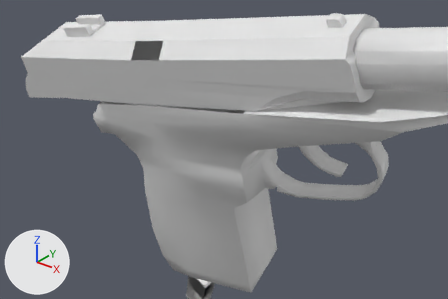
The OBJ model Vertex_Animation_Compiler/Assets/Makarov_Pistol_Reload171.obj as it was, and as the next commit left it.
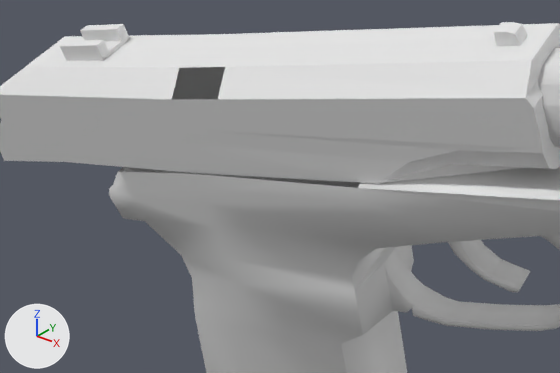
Each version appears first from a camera (50 mm lens) standing at (0.4887, -0.2752, 0.0119) and looking at (0.37, -0.1269, -0.08), and next in a close-up on the part from 6% to 82% of the width and 0% to 76% of the height. The lights are fixed; the arrows at lower left show +X, +Y and +Z. Where no turn or scale is listed for an object, it has been applied to the vertices.

Names of what the first close-up shows: 'Rest_of_the_gun_Sphere', 'Top_Slider_Sphere.001'.
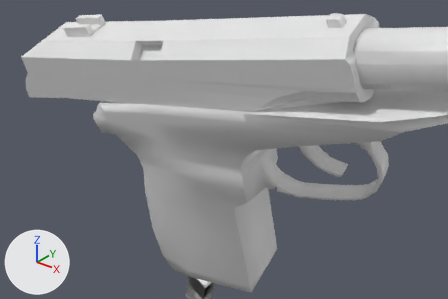
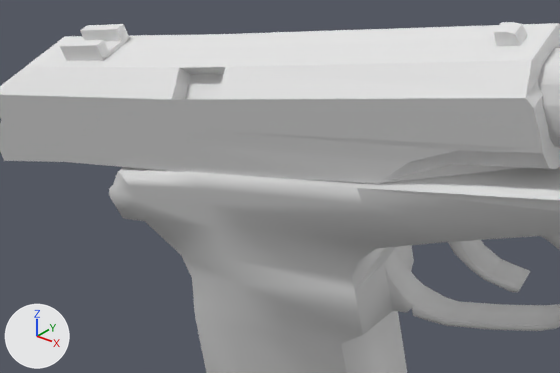
Scene script edits in JSON lines:
```json
{"block": "me_rest_of_the_gun_sphere", "where": "me_rest_of_the_gun_sphere.from_pydata(...)  # 272 vertices, 519 faces; spans x 0.3114..0.4582, y -0.1385..-0.0828, z -0.1592..-0.0257"}
{"block": "me_rest_of_the_gun_sphere", "where": "# used by ob_rest_of_the_gun_sphere; location = (0.0, 0.0, 0.0)"}
{"block": "me_rest_of_the_gun_sphere", "where": "# verts and faces of me_rest_of_the_gun_sphere; kept vertices keep their numbers, new ones are numbered from 272"}
{"block": "me_rest_of_the_gun_sphere", "where": "# before: 164 (0.3788, -0.1088, -0.0546), 166 (0.3205, -0.1385, -0.0722) at pixel (117, 172), 175 (0.3218, -0.1385, -0.0719) at pixel (121, 171), 178 (0.3823, -0.1327, -0.0619) at pixel (356, 187), 179 (0.3423, -0.1367, -0.0678) at pixel (191, 173)"}
{"block": "me_rest_of_the_gun_sphere", "where": "# before: 180 (0.3184, -0.1145, -0.0646), 181 (0.3388, -0.1128, -0.0605), 183 (0.317, -0.1146, -0.065)"}
{"block": "me_rest_of_the_gun_sphere", "change": "me_rest_of_the_gun_sphere part 1"}
{"op": "add", "block": "me_rest_of_the_gun_sphere", "code": "faces += [(164, 181, 179), (175, 179, 181), (166, 175, 183), (164, 179, 178), (175, 181, 180), (175, 180, 183)]"}
{"block": "me_top_slider_sphere_001", "where": "# used by ob_top_slider_sphere_001; location = (0.0, 0.0, 0.0)"}
{"op": "remove", "block": "me_top_slider_sphere_001", "code": "me_top_slider_sphere_001.from_pydata(...)  # 127 vertices, 227 faces; spans x 0.2788..0.4181, y -0.1467..-0.1085, z -0.0778..-0.0287"}
{"op": "add", "block": "me_top_slider_sphere_001", "code": "me_top_slider_sphere_001.from_pydata(...)  # 131 vertices, 237 faces; spans x 0.2788..0.4181, y -0.1467..-0.1085, z -0.0778..-0.0287"}
{"block": "me_top_slider_sphere_001", "change": "me_top_slider_sphere_001 part 2"}
{"block": "me_top_slider_sphere_001", "change": "4 vertices are added at (0.3542, -0.137, -0.0505), (0.3426, -0.1383, -0.0525), (0.353, -0.1333, -0.0452), (0.3414, -0.1345, -0.0472)"}
{"block": "me_top_slider_sphere_001", "change": "10 new faces join them"}
```

Changed parts and their boxes [x1, y1, x2, y2] in the close-ups (560 x 373 px):
```json
{"part": 1, "of": "me_rest_of_the_gun_sphere", "change": "added", "after": [118, 167, 360, 188]}
{"part": 2, "of": "me_top_slider_sphere_001", "change": "added", "after": [172, 67, 225, 99]}
```
